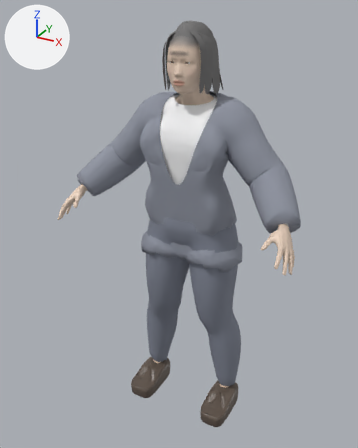
Before and after pictures for a commit that changed the glTF model assets/people/prof_core.glb.
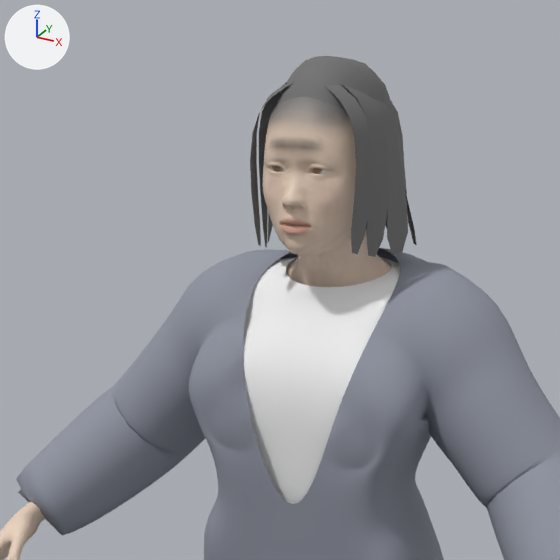
Each version is shown whole from a camera (50 mm lens) standing at (0.796, -1.585, 1.569) and looking at (-0.031, -0.08, 0.817), then close up on the part from 20% to 77% of the width and 0% to 46% of the height. Every picture has the same lights, and +X, +Y and +Z are marked at upper left. The first two pictures are the older version. Vertices at exactly the same position are counted once.

Script lines for the objects in view, before the commit:
```python
me_bob = bpy.data.meshes.new('Bob')
me_bob.from_pydata(...)  # 216 vertices, 192 faces; spans x -0.095..0.095, y -0.122..0.042, z 1.3..1.509
me_bob.materials.append(mat_bob)  # grey #716f6f
me_body = bpy.data.meshes.new('Body')
me_body.from_pydata(...)  # 8812 vertices, 17230 faces; spans x -0.458..0.458, y -0.304..0.081, z 0.065..1.504
# faces by material slot: [16310, 280, 192, 448]
me_body.materials.append(mat_skin)
me_body.materials.append(mat_eye)
me_body.materials.append(mat_teeth)
me_body.materials.append(mat_tongue)
me_outer = bpy.data.meshes.new('Outer')
me_outer.from_pydata(...)  # 2596 vertices, 4948 faces; spans x -0.443..0.443, y -0.207..0.122, z 0.668..1.299
me_outer.materials.append(mat_outer)  # grey #9095a2
ob_bob = bpy.data.objects.new('Bob', me_bob)
ob_bob.location = (0.0, 0.0, 0.0)
ob_body = bpy.data.objects.new('Body', me_body)
ob_body.location = (0.0, 0.0, 0.0)
ob_outer = bpy.data.objects.new('Outer', me_outer)
ob_outer.location = (0.0, 0.0, 0.0)
# also in view: 'Top' at (0.0, -0.048, 1.014); 'Hair' at (0.0, -0.041, 1.441)
```
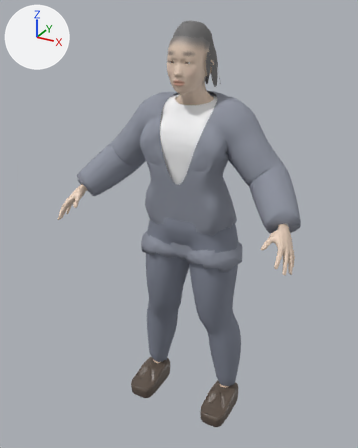
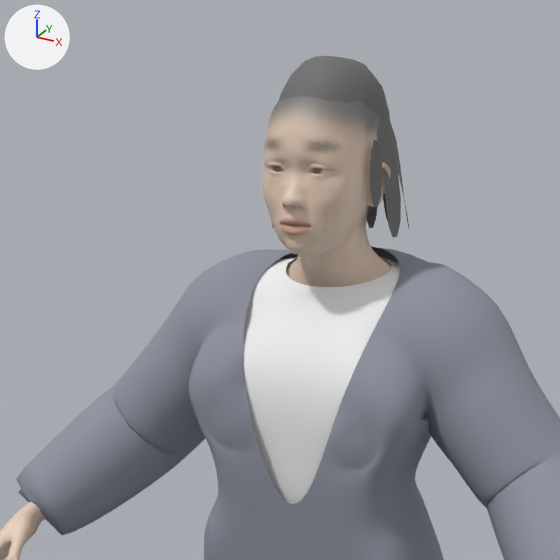
Where the change shows, as pixel boxes [x1, y1, x2, y2] in the close-ups (560 x 560 px; the box of a moved part takes in the faces that stretch with it):
'Bob', reshaped: before [250, 82, 417, 257]; after [264, 117, 409, 238]
part 1 of me_bob, rebuilt: before [370, 97, 408, 254]; after [376, 117, 401, 238]
part 2 of me_bob, rebuilt (not visible before): after [366, 206, 377, 228]
part 3 of me_bob, rebuilt (not visible afterwards): before [267, 213, 273, 244]
part 4 of me_bob, rebuilt: before [389, 100, 417, 245]; after [385, 118, 409, 228]
part 5 of me_bob, rebuilt (mostly hidden): before [385, 212, 388, 229]; after [383, 194, 388, 221]
part 6 of me_bob, deleted: before [324, 84, 372, 254]
part 7 of me_bob, deleted: before [250, 83, 292, 246]
part 8 of me_bob, moved or reshaped: before [259, 82, 389, 257]; after [264, 140, 383, 208]
part 9 of me_body, recoloured: before [263, 126, 366, 232]; after [263, 126, 387, 235]
part 10 of me_body, recoloured: before [268, 115, 352, 153]; after [268, 115, 391, 229]
part 11 of me_body, recoloured: before [269, 101, 362, 151]; after [269, 99, 380, 218]

What changed in the scene script:
```text
Change me_bob:
    used by ob_bob; location = (0.0, 0.0, 0.0)
    remove me_bob.from_pydata(...)  # 216 vertices, 192 faces; spans x -0.095..0.095, y -0.122..0.042, z 1.3..1.509
    add me_bob.from_pydata(...)  # 164 vertices, 144 faces; spans x -0.086..0.086, y -0.088..0.037, z 1.319..1.498
    me_bob part 1: the loose piece of 18 vertices spanning x 0.021..0.095, y -0.069..-0.018, z 1.304..1.509 is rebuilt with 18 vertices and now spans x 0.032..0.086, y -0.064..-0.022, z 1.323..1.497
    me_bob part 2: the loose piece of 18 vertices spanning x 0.001..0.028, y -0.026..0.042, z 1.3..1.508 is rebuilt with 18 vertices and now spans x 0.001..0.027, y -0.016..0.037, z 1.319..1.497
    me_bob part 3: the loose piece of 18 vertices spanning x -0.095..-0.021, y -0.069..-0.018, z 1.304..1.509 is rebuilt with 18 vertices and now spans x -0.086..-0.032, y -0.064..-0.022, z 1.323..1.497
    me_bob part 4: the loose piece of 18 vertices spanning x 0.018..0.093, y -0.052..0.027, z 1.307..1.509 is rebuilt with 18 vertices and now spans x 0.03..0.084, y -0.043..0.02, z 1.325..1.498
    me_bob part 5: the loose piece of 18 vertices spanning x 0.01..0.063, y -0.037..0.04, z 1.303..1.509 is rebuilt with 18 vertices and now spans x 0.018..0.06, y -0.026..0.034, z 1.323..1.498
    me_bob part 6: the loose piece of 18 vertices spanning x 0.014..0.078, y -0.122..-0.094, z 1.31..1.503 is deleted
    me_bob part 7: the loose piece of 18 vertices spanning x -0.078..-0.014, y -0.122..-0.094, z 1.31..1.503 is deleted
    me_bob part 8: 36 vertices removed from x -0.083..0.083, y -0.096..-0.057, z 1.303..1.507; 20 vertices added at x -0.077..0.077, y -0.088..-0.062, z 1.36..1.437
    other edits to the shape of me_bob do not show in these pictures
Change me_body:
    where me_body.from_pydata(...)  # 8812 vertices, 17230 faces; spans x -0.458..0.458, y -0.304..0.081, z 0.065..1.504
    used by ob_body; location = (0.0, 0.0, 0.0)
    me_body part 9: 1433 faces centred in x -0.076..0.076, y -0.144..-0.015, z 1.323..1.452 are repainted in the vertex colours; the middle colour goes from beige #e0c9b6 to beige #e7cfbb
    me_body part 10: 696 faces centred in x -0.078..0.078, y -0.144..-0.017, z 1.334..1.463 are repainted in the vertex colours; the middle colour goes from grey #ae9f94 to beige #e1cab7
    me_body part 11: 391 faces centred in x -0.065..0.065, y -0.141..0.005, z 1.341..1.5 are repainted in the vertex colours; the middle colour goes from grey #737170 to grey #7d7976
```
